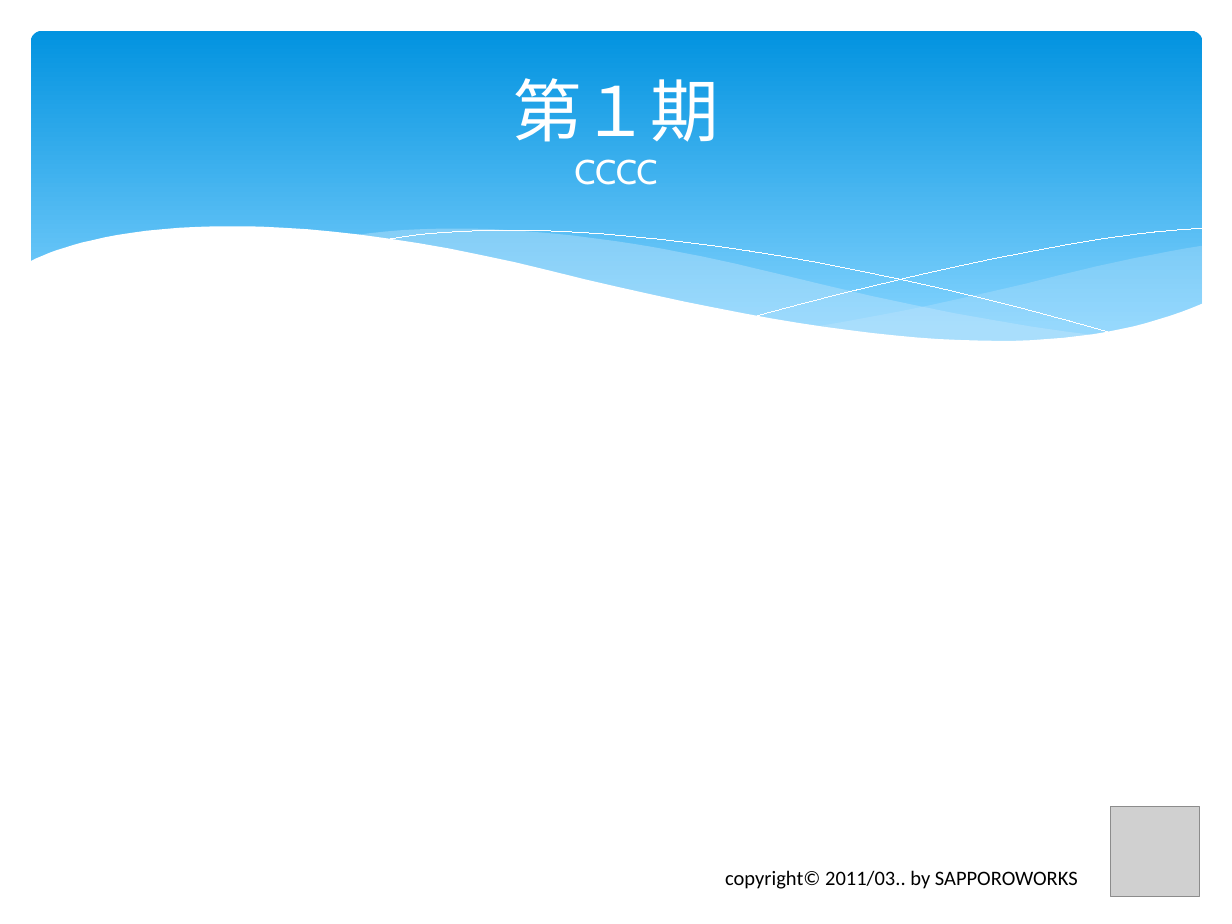
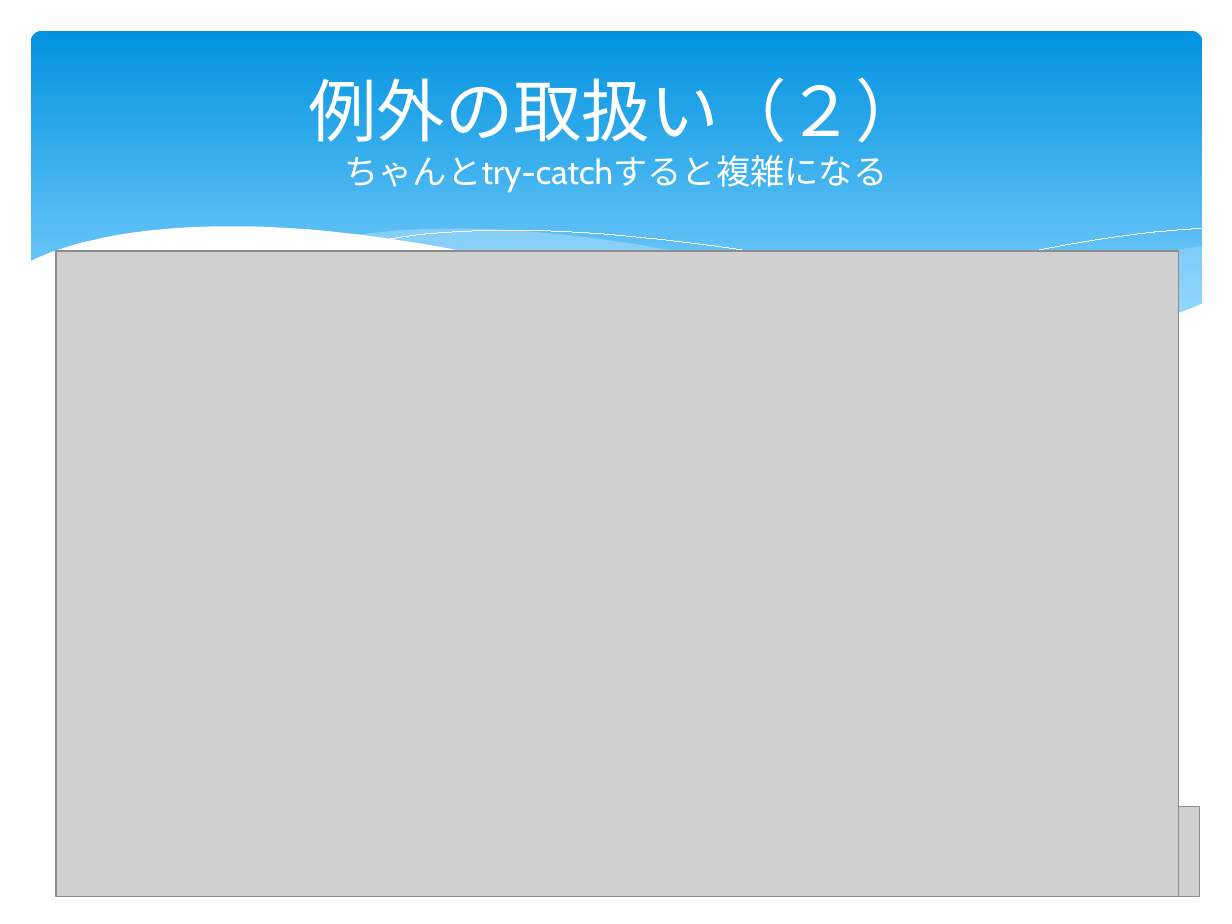
Before and after one commit to furuya02/clrh78, a slide deck: slide 33 of C# から Java へのプログラム移植で体験したTDDの効果は？.pptx (slide 30 before the commit). Drawn at 1232x924 pixels with LibreOffice and Linux fonts; fonts in the diff are those of the drawing; grey boxes stand for pictures. Boxes give left, top, right and bottom in pixels: in the first picture for what was removed or moved away, otherwise in the second. Text is boxed around its words. In the diff, an @@ line names an element or a change of style, - is before the commit and + after.

```diff
--- a/C# から Java へのプログラム移植で体験したTDDの効果は？.pptx
+++ b/C# から Java へのプログラム移植で体験したTDDの効果は？.pptx
@@ title at box(308, 77, 923, 193): text changed @@
-第１期
-CCCC
+例外の取扱い（２）
+ちゃんとtry-catchすると複雑になる
@@ picture added at box(55, 251, 1178, 897) @@
@@ text removed at box(725, 870, 1078, 889) @@
-copyright© 2011/03.. by SAPPOROWORKS
```
Also in this commit, not shown: 3 other slides changed, 17 slides added.
